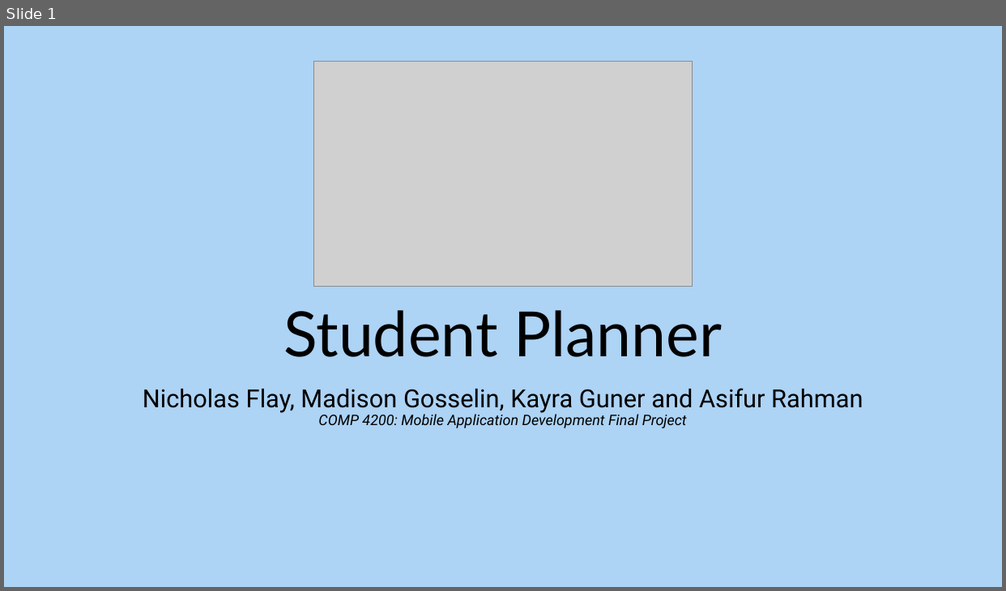
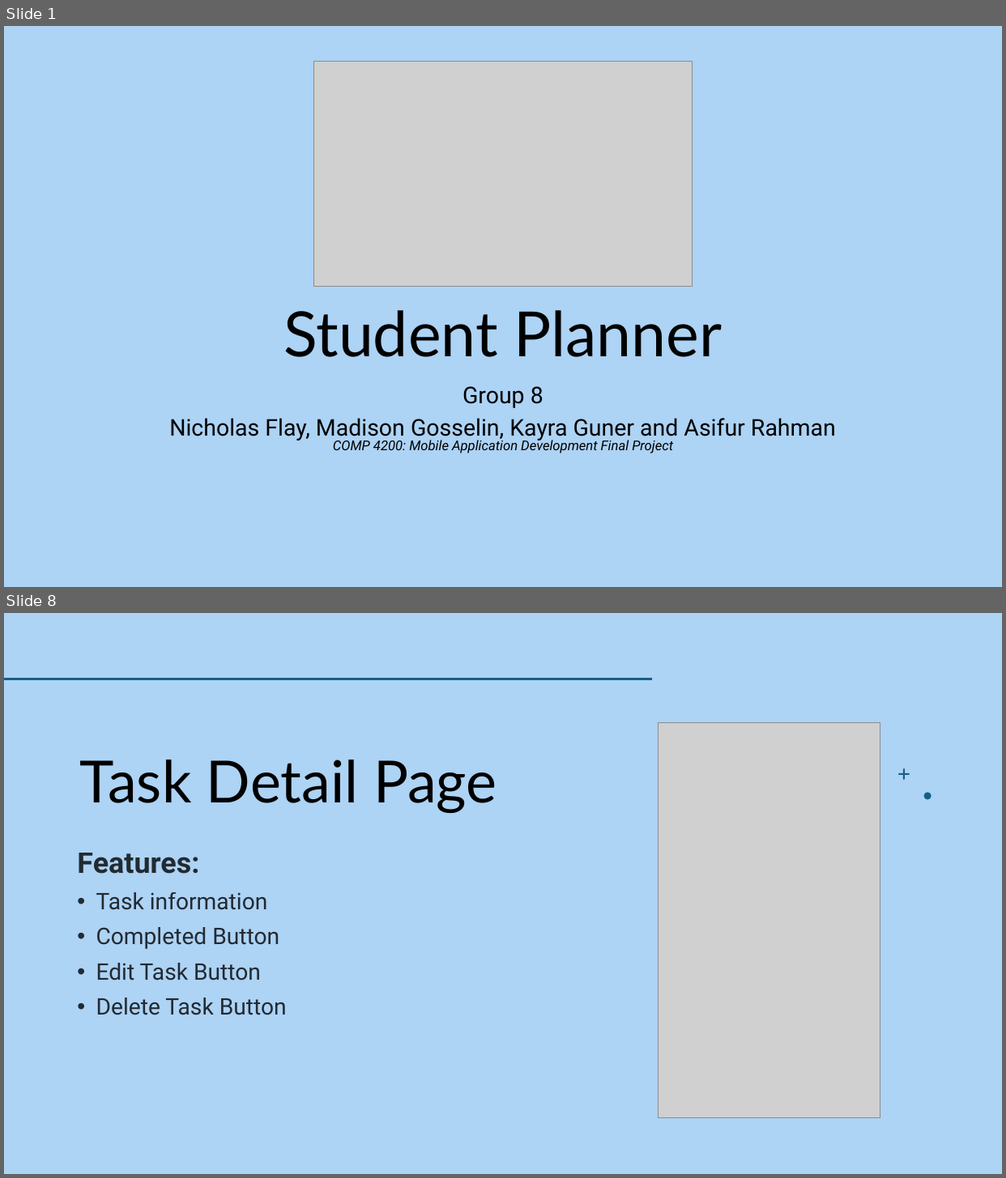
Before and after one commit to MadisonGosselin/COMP4200_StudentPlanner, a slide deck: COMP4200_FinalPresentation.pptx. Shown one above the other, each under a label of ours: slide 1 before the commit, slides 1 and 8 after it; the slides between them are not shown. The pictures are 1006x591 and 1006x1178 pixels, drawn with LibreOffice and Linux fonts; fonts in the diff are those of the drawing; grey boxes stand for pictures. Boxes give left, top, right and bottom in pixels: in the first picture for what was removed or moved away, otherwise in the second. Text is boxed around its words. In the diff, an @@ line names an element or a change of style, - is before the commit and + after.

Commit message:
Add files via upload
Slide text and images added as per requirements.

```diff
--- a/COMP4200_FinalPresentation.pptx
+++ b/COMP4200_FinalPresentation.pptx
@@ slide 8 added at [4,613,1002,1174], background #ADD3F5 @@
@@ line added from (4, 679) to (651, 679), #E97132 2 pt @@
@@ picture added at [658,722,880,1118] @@
@@ title added at [80,760,497,813], 56 pt, text #000000 @@
+Task Detail Page
@@ freeform shape added at [898,769,910,780], fill #156082 @@
@@ freeform shape added at [924,792,931,799], fill #156082 @@
@@ text added at [77,853,287,1016], 22 pt, text #000000 at 80% opacity @@
+Features:
+• Task information
+• Completed Button
+• Edit Task Button
+• Delete Task Button
@@ slide 1 changed as well @@
@@ subtitle at [462,386,543,408]: paragraph added @@
+Group 8
@@ subtitle at [169,418,836,454]: size 24 to 22.2 pt in "Nicholas Flay, Madison Gosselin, Kayra Guner and ..."; size 14 to 12.9 pt in "COMP 4200: Mobile Application Development Final Project"; line spacing 0.9 to 0.8 @@
```
Also in this commit, not shown: 8 other slides added, 5 slides removed.
